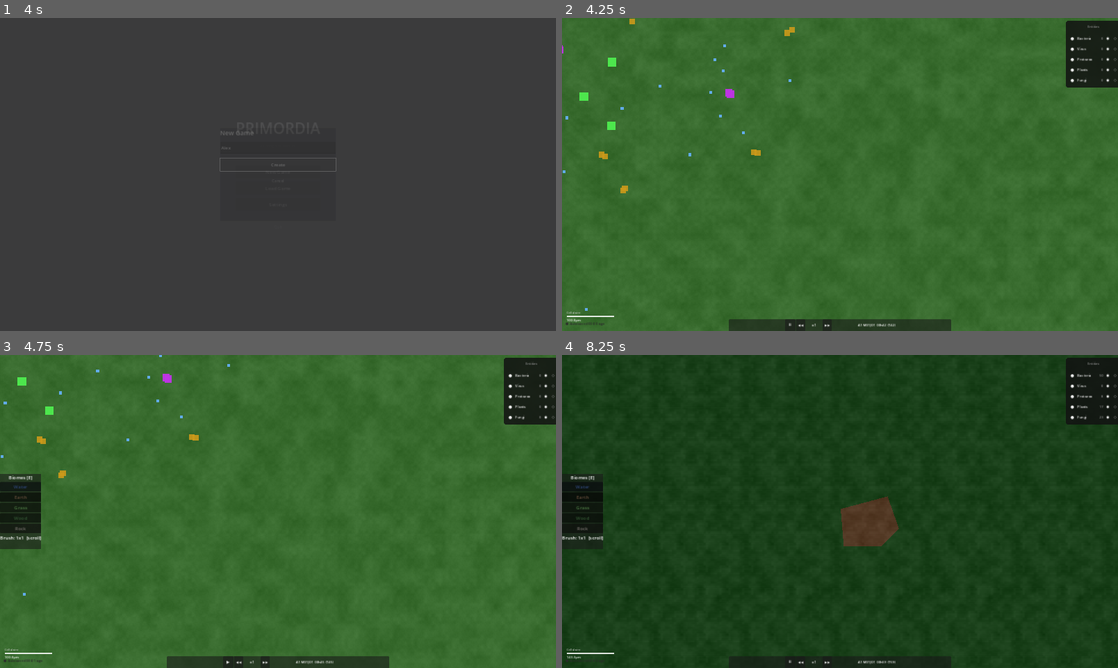
Above: before the commit, frames 1-4 (two rows, left to right).
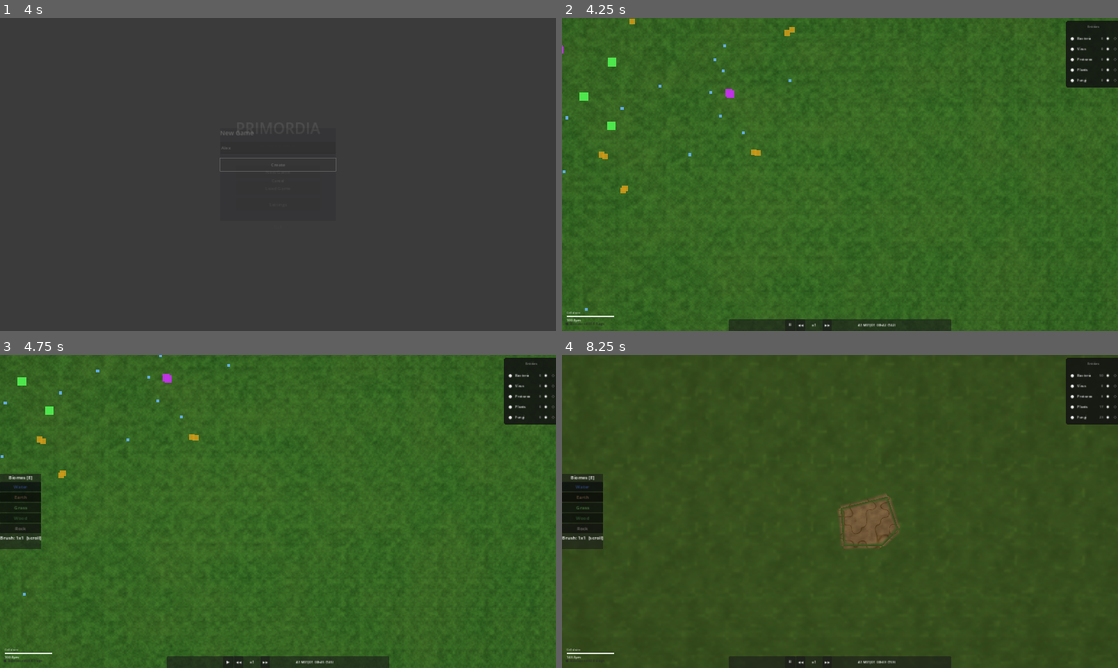
Above: after the commit, the same moments.

Repository: trinityUwU/Primordia
Game: Godot game, scene res://scenes/MainMenu.tscn
The game is run twice, just before and just after one commit, with the same random seed, the same clock (stepped at 60 frames per second) and the same inputs.
Inputs (mouse positions are in pixels of both pictures, inside the frame that each line leads up to):
- Up to frame 1 (4 s): tap Enter at 0.5 s; move the mouse to (400, 158) at 0.52 s; hold D 0.53-1.25 s; tap H at 0.6 s; click (400, 158) at 0.67 s; tap Space at 0.77 s; click "New Game" at 1.25 s; click (278, 146) at 2.02 s; type "Alex" at 2.1 s; click "New Game" at 2.75 s; click "Create" at 3.5 s
- Up to frame 2 (4.25 s): no input
- Up to frame 3 (4.75 s): move the mouse to (166, 527) at 4.27 s; hold S from 4.28 s (still down); tap E at 4.35 s; tap Space at 4.52 s
- Up to frame 4 (8.25 s): move the mouse to (895, 442) at 5.02 s; release S at 5.03 s; hold D 5.03-5.78 s; tap G at 5.1 s; move the mouse to (812, 574) at 5.77 s; hold W 5.78-6.53 s; tap 1 at 5.85 s; click (812, 574) at 5.92 s; tap Space at 6.02, 6.77, 7.52 s; move the mouse to (1006, 558) at 6.52 s; hold A 6.53-8.03 s; tap 2 at 6.6 s; move the mouse to (673, 464) at 7.27 s; tap 3 at 7.35 s; move the mouse to (867, 511) at 8.02 s; hold S from 8.03 s (still down); tap 4 at 8.1 s; click (867, 511) at 8.17 s

Frame 1 is identical in both runs. In frame 2, 0.5% of the frame differs, in the area x 0-100%, y 0-100%; in frame 3, 0.5%; in frame 4, 81%.

Commit message:
[CHECKPOINT] DA refonte biome shader — textures procédurales par biome (eau caustics, herbe, forêt dappled, roche granite), transitions Voronoi blend

Diff:
--- a/scripts/rendering/BiomeRenderer.gd
+++ b/scripts/rendering/BiomeRenderer.gd
@@ -65,6 +65,7 @@
 	_mat.set_shader_parameter("cam_pos", cam_pos)
 	_mat.set_shader_parameter("zoom", zoom)
 	_mat.set_shader_parameter("vp_size", vp_size)
+	_mat.set_shader_parameter("time", Time.get_ticks_msec() / 1000.0)
 
 
 func _rebuild_texture() -> void:
--- a/shaders/biome.gdshader
+++ b/shaders/biome.gdshader
@@ -7,19 +7,27 @@
 uniform vec2  vp_size;
 uniform float tex_size;
 uniform vec2  tex_origin;
+uniform float time;
 
-// Per-chunk deterministic jitter — same result regardless of which neighbor computes it
+// ── Hashing / noise ──────────────────────────────────────────────────────────
+
 vec2 chunk_jitter(ivec2 c) {
 	vec2 cf = vec2(c);
 	float h1 = fract(sin(dot(cf, vec2(127.1, 311.7))) * 43758.5453);
 	float h2 = fract(sin(dot(cf, vec2(269.5,  183.3))) * 43758.5453);
-	return (vec2(h1, h2) - 0.5) * 0.7; // jitter within ~35% of chunk radius
+	return (vec2(h1, h2) - 0.5) * 0.65;
 }
 
 float hash(vec2 p) {
 	p = fract(p * vec2(127.1, 311.7));
 	p += dot(p, p + 34.23);
 	return fract(p.x * p.y);
+}
+
+float hash3(vec3 p) {
+	p = fract(p * vec3(127.1, 311.7, 74.7));
+	p += dot(p, p + 34.23);
+	return fract(p.x * p.y * p.z);
 }
 
 float noise(vec2 p) {
@@ -33,14 +41,109 @@
 	);
 }
 
-vec3 biome_color(float b_norm) {
-	int b = int(round(b_norm * 4.0));
-	if (b == 0) return vec3(0.08, 0.18, 0.38);
-	if (b == 1) return vec3(0.32, 0.22, 0.14);
-	if (b == 2) return vec3(0.22, 0.42, 0.18);
-	if (b == 3) return vec3(0.10, 0.25, 0.10);
-	return       vec3(0.38, 0.36, 0.34);
+// Smooth fbm — 3 octaves
+float fbm(vec2 p) {
+	float v = 0.0;
+	float a = 0.5;
+	vec2  shift = vec2(100.0);
+	for (int i = 0; i < 3; i++) {
+		v += a * noise(p);
+		p = p * 2.1 + shift;
+		a *= 0.5;
+	}
+	return v;
 }
+
+// ── Biome palettes ───────────────────────────────────────────────────────────
+// Each biome: base color + detail texture + secondary tint
+
+// WATER (0) — deep teal, caustic shimmer
+vec3 biome_water(vec2 wp) {
+	float depth = fbm(wp / 180.0) * 0.5 + 0.5;
+	vec3 shallow = vec3(0.10, 0.30, 0.50);
+	vec3 deep    = vec3(0.04, 0.12, 0.28);
+	vec3 base    = mix(deep, shallow, depth * 0.7);
+	// Animated caustics
+	float t = time * 0.3;
+	float c1 = noise(wp / 22.0 + vec2(t, t * 0.7)) * 0.5 + 0.5;
+	float c2 = noise(wp / 14.0 - vec2(t * 0.5, t)) * 0.5 + 0.5;
+	float caustic = pow(c1 * c2, 2.5) * 0.18;
+	// Surface shimmer
+	float shimmer = noise(wp / 6.0 + vec2(time * 1.2, time * 0.8)) * 0.04;
+	return base + vec3(caustic + shimmer) * vec3(0.6, 0.85, 1.0);
+}
+
+// EARTH (1) — sandy loam, dry cracks
+vec3 biome_earth(vec2 wp) {
+	float grain = fbm(wp / 24.0);
+	float coarse = noise(wp / 80.0);
+	vec3 light  = vec3(0.58, 0.46, 0.30);
+	vec3 dark   = vec3(0.34, 0.26, 0.16);
+	vec3 base   = mix(dark, light, grain * 0.7 + coarse * 0.3);
+	// Subtle crack pattern
+	float crack = 1.0 - abs(noise(wp / 40.0) - 0.5) * 2.0;
+	crack = pow(max(crack - 0.82, 0.0) / 0.18, 2.0) * 0.12;
+	return base - vec3(crack);
+}
+
+// GRASS (2) — rich green, blade variation
+vec3 biome_grass(vec2 wp) {
+	float blade = fbm(wp / 16.0);
+	float patch = noise(wp / 90.0);
+	vec3 bright = vec3(0.28, 0.52, 0.18);
+	vec3 shadow = vec3(0.14, 0.32, 0.10);
+	vec3 dry    = vec3(0.40, 0.46, 0.18);
+	vec3 base   = mix(shadow, bright, blade);
+	base = mix(base, dry, patch * 0.18);
+	// Fine detail — individual blade suggestion
+	float fine = noise(wp / 5.0) * 0.06 - 0.03;
+	return base + vec3(fine * 0.4, fine, fine * 0.2);
+}
+
+// WOOD (3) — forest floor, dappled light, leaf litter
+vec3 biome_wood(vec2 wp) {
+	float canopy  = fbm(wp / 60.0);
+	float litter  = fbm(wp / 18.0 + vec2(42.0));
+	vec3 floor_c  = vec3(0.18, 0.28, 0.10);  // deep forest
+	vec3 dapple   = vec3(0.28, 0.42, 0.16);  // light patch
+	vec3 leaf     = vec3(0.30, 0.24, 0.10);  // dead leaves
+	vec3 base     = mix(floor_c, dapple, canopy * 0.6);
+	base          = mix(base, leaf, litter * 0.22);
+	// Animated light dapple through canopy
+	float light_t = time * 0.08;
+	float dap = noise(wp / 35.0 + vec2(light_t)) * noise(wp / 18.0 - vec2(light_t * 0.7));
+	dap = pow(dap, 1.8) * 0.16;
+	return base + dap * vec3(0.35, 0.45, 0.15);
+}
+
+// ROCK (4) — grey granite, mineral veins
+vec3 biome_rock(vec2 wp) {
+	float grain  = fbm(wp / 30.0);
+	float vein   = fbm(wp / 12.0 + vec2(77.0));
+	vec3 granite = vec3(0.48, 0.46, 0.44);
+	vec3 dark_m  = vec3(0.28, 0.27, 0.26);
+	vec3 quartz  = vec3(0.62, 0.60, 0.58);
+	vec3 base    = mix(dark_m, granite, grain);
+	// Mineral veins
+	float v = pow(abs(vein - 0.5) * 2.0, 3.0);
+	base = mix(base, quartz, v * 0.25);
+	// Fine surface crack
+	float crack = noise(wp / 8.0) * noise(wp / 20.0);
+	crack = pow(max(crack - 0.6, 0.0) / 0.4, 2.0) * 0.1;
+	return base - vec3(crack);
+}
+
+// ── Biome transition blend ───────────────────────────────────────────────────
+
+vec3 get_biome_color(int b, vec2 wp) {
+	if (b == 0) return biome_water(wp);
+	if (b == 1) return biome_earth(wp);
+	if (b == 2) return biome_grass(wp);
+	if (b == 3) return biome_wood(wp);
+	return biome_rock(wp);
+}
+
+// ── Main fragment ────────────────────────────────────────────────────────────
 
 void fragment() {
 	vec2 world_pos = cam_pos + (UV - vec2(0.5)) * vp_size / zoom;
@@ -48,30 +151,40 @@
 	ivec2 base     = ivec2(floor(chunk_f));
 	int   ts       = int(tex_size);
 
-	// Voronoi over 3x3 neighborhood — closest jittered center wins
-	float min_dist   = 1e9;
-	float win_biome  = 0.0;
+	// Voronoi — find 2 closest jittered chunk centers for blend
+	float d1 = 1e9, d2 = 1e9;
+	int   b1 = 2,   b2 = 2;
+	vec2  c1_pos = vec2(0.0);
 
 	for (int dy = -1; dy <= 1; dy++) {
 		for (int dx = -1; dx <= 1; dx++) {
-			ivec2 nc     = base + ivec2(dx, dy);
-			ivec2 tc     = clamp(nc - ivec2(tex_origin), ivec2(0), ivec2(ts - 1));
-			float biome  = texelFetch(biome_tex, tc, 0).r;
-
-			// Center of this chunk in chunk-space, plus jitter
-			vec2 center  = vec2(nc) + 0.5 + chunk_jitter(nc);
-			float d      = distance(chunk_f, center);
-			if (d < min_dist) {
-				min_dist   = d;
-				win_biome  = biome;
+			ivec2 nc    = base + ivec2(dx, dy);
+			ivec2 tc    = clamp(nc - ivec2(tex_origin), ivec2(0), ivec2(ts - 1));
+			float b_raw = texelFetch(biome_tex, tc, 0).r;
+			int   btype = int(round(b_raw * 4.0));
+			vec2 center = vec2(nc) + 0.5 + chunk_jitter(nc);
+			float d     = distance(chunk_f, center);
+			if (d < d1) {
+				d2 = d1; b2 = b1;
+				d1 = d;  b1 = btype; c1_pos = center;
+			} else if (d < d2) {
+				d2 = d; b2 = btype;
 			}
 		}
 	}
 
-	float n1 = noise(world_pos / 48.0) * 0.06;
-	float n2 = noise(world_pos / 12.0) * 0.03;
-	float n3 = noise(world_pos / 4.0)  * 0.015;
-	float nv = n1 + n2 + n3 - 0.05;
+	// Blend zone width — transition over ~15% of chunk radius
+	float edge_dist = d2 - d1;
+	float blend = smoothstep(0.0, 0.15, edge_dist);
 
-	COLOR = vec4(clamp(biome_color(win_biome) + nv, 0.0, 1.0), 1.0);
+	vec3 col_a = get_biome_color(b1, world_pos);
+	vec3 col_b = get_biome_color(b2, world_pos);
+	vec3 final_color = mix(col_b, col_a, blend);
+
+	// Global micro-vignette at viewport edges (subtle)
+	vec2 uv_centered = (UV - 0.5) * 2.0;
+	float vign = 1.0 - dot(uv_centered, uv_centered) * 0.04;
+	final_color *= vign;
+
+	COLOR = vec4(clamp(final_color, 0.0, 1.0), 1.0);
 }
